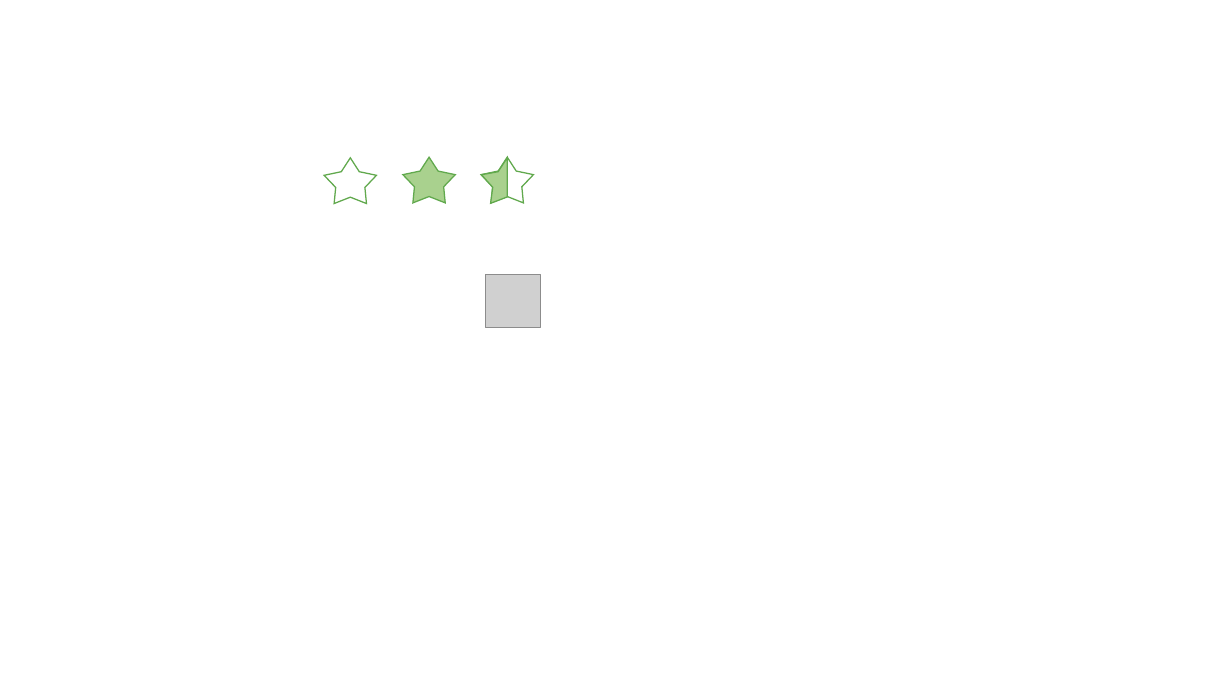
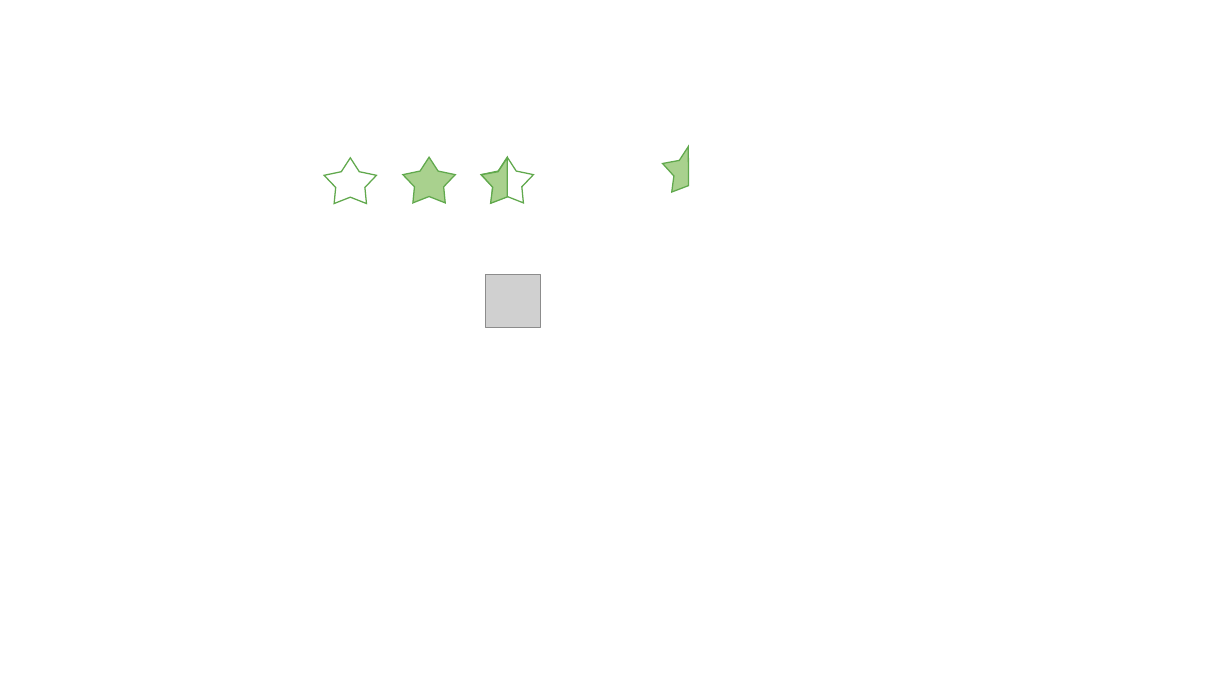
Before and after one commit to guillaumejs2403/guillaumejs2403.github.io, a slide deck: slide 1 of documents/images.pptx. Drawn at 1232x693 pixels with LibreOffice and Linux fonts; fonts in the diff are those of the drawing; grey boxes stand for pictures. Boxes give left, top, right and bottom in pixels: in the first picture for what was removed or moved away, otherwise in the second. Text is boxed around its words. In the diff, an @@ line names an element or a change of style, - is before the commit and + after.

```diff
--- a/documents/images.pptx
+++ b/documents/images.pptx
@@ freeform shape added at (663,147,689,192), fill #A9D18E, outline #61A94D 1 pt @@
```
Also in this commit, not shown: 2 other files.
